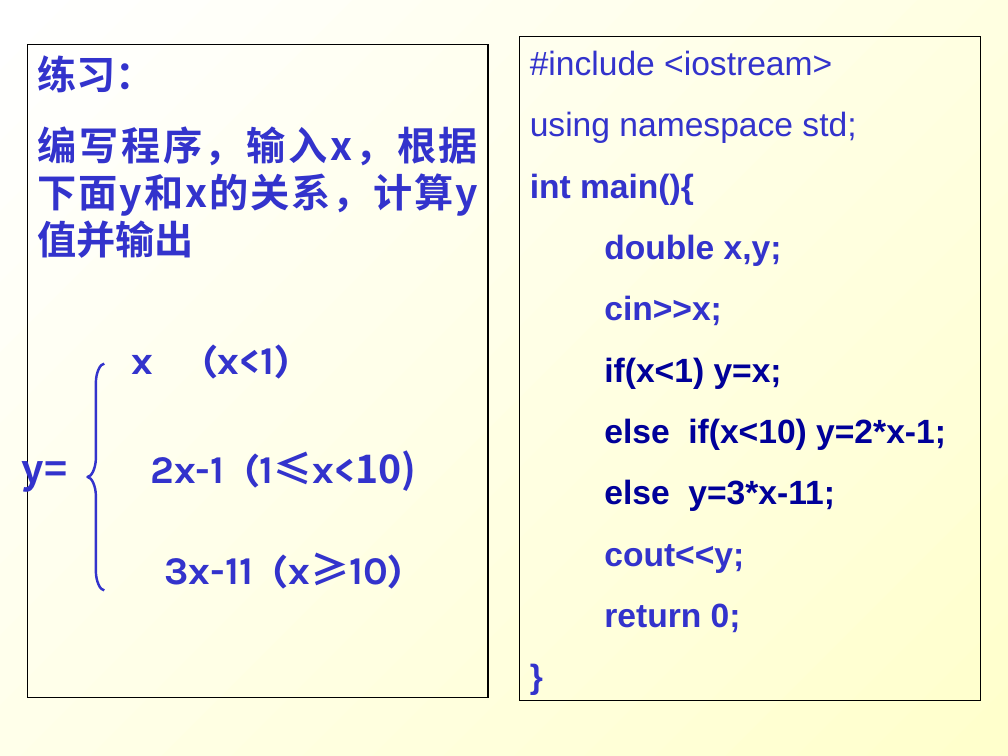
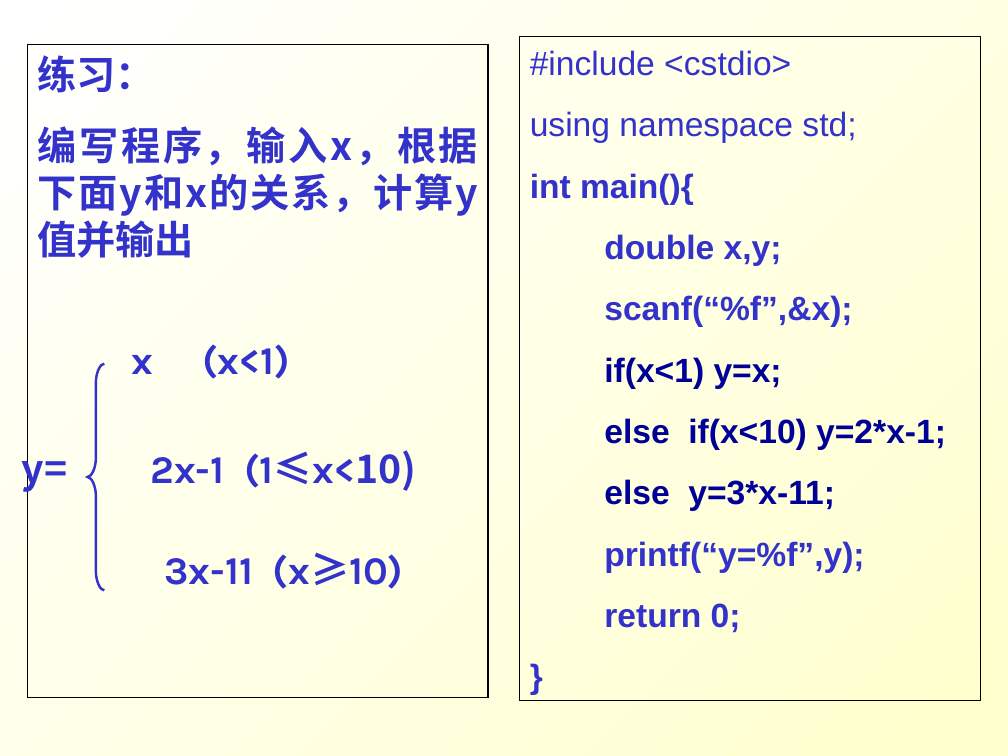
Before and after one commit to Changhe160/Changhe160.github.io, a slide deck: slide 11 of teachingRes/Cplusplus/unit02控制结构.ppt (slide 12 before the commit). Drawn at 1008x756 pixels with LibreOffice and Linux fonts; fonts in the diff are those of the drawing. Boxes give left, top, right and bottom in pixels: in the first picture for what was removed or moved away, otherwise in the second. Text is boxed around its words. In the diff, an @@ line names an element or a change of style, - is before the commit and + after.

```diff
--- a/teachingRes/Cplusplus/unit02控制结构.ppt
+++ b/teachingRes/Cplusplus/unit02控制结构.ppt
@@ text in rectangle at [530, 50, 791, 76]: text changed @@
-#include <iostream>
+#include <cstdio>
@@ text in rectangle at [604, 295, 852, 327]: text changed @@
-cin>>x;
+scanf(“%f”,&x);
@@ text in rectangle at [604, 541, 864, 573]: text changed @@
-cout<<y;
+printf(“y=%f”,y);
```
Also in this commit, not shown: 15 other slides changed, 1 slide removed, 1 other file.
